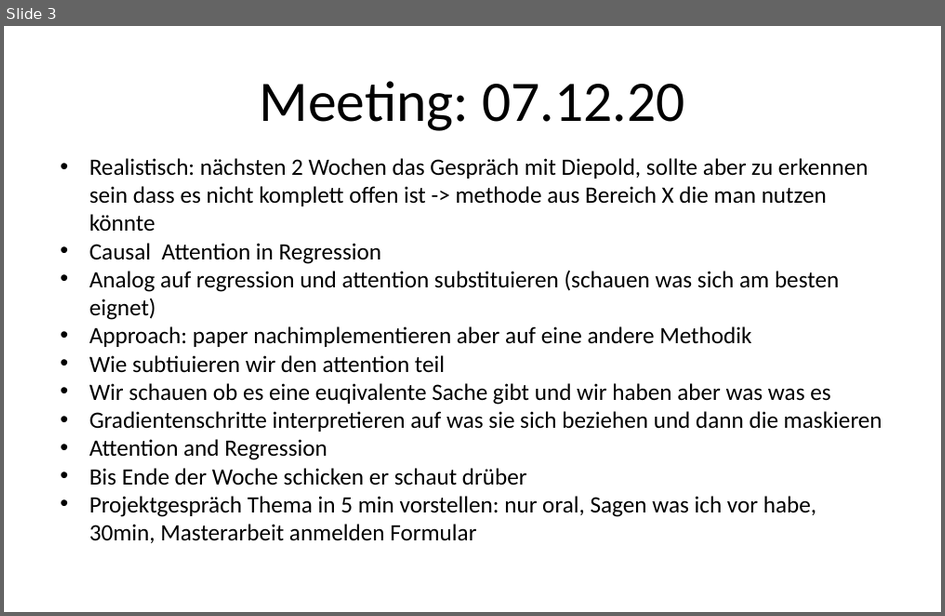
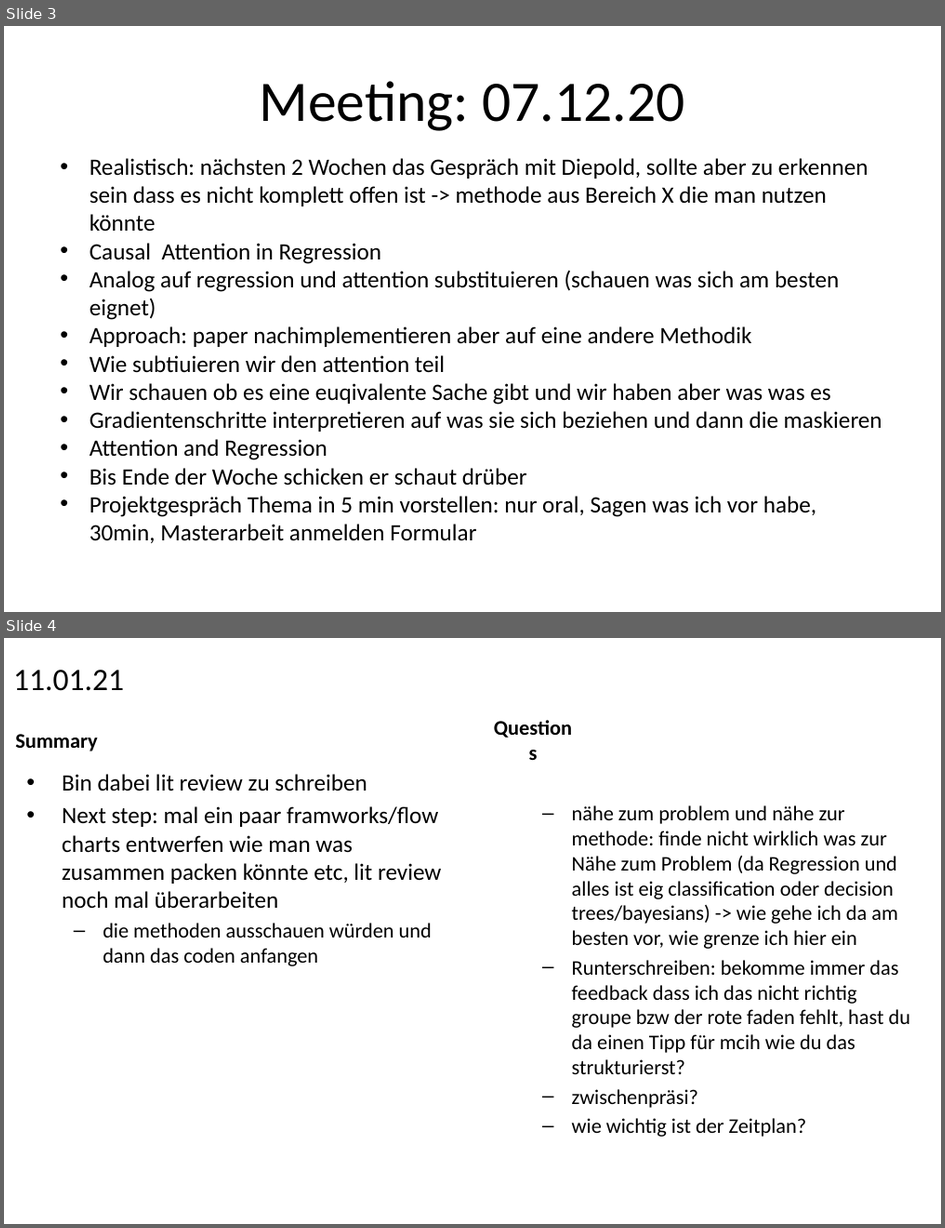
Before and after one commit to kathrinkhadra/Causal-Regularization-Master-Thesis, a slide deck: MeetingNotes.pptx. Shown one above the other, each under a label of ours: slide 3 before the commit, slides 3 and 4 after it. The pictures are 945x616 and 945x1228 pixels, drawn with LibreOffice and Linux fonts; fonts in the diff are those of the drawing. Boxes give left, top, right and bottom in pixels: in the first picture for what was removed or moved away, otherwise in the second. Text is boxed around its words. In the diff, an @@ line names an element or a change of style, - is before the commit and + after.

```diff
--- a/MeetingNotes.pptx
+++ b/MeetingNotes.pptx
@@ slide 4 added at (4, 638, 941, 1224), background #FFFFFF @@
@@ title added at (13, 670, 124, 691), 24 pt, text #000000 @@
+11.01.21
@@ text added at (15, 734, 97, 751), 16 pt, text #000000, bold @@
+Summary
@@ text added at (480, 729, 585, 751), 16 pt, text #000000, bold @@
+Questions
@@ text added at (62, 774, 441, 966), 18 pt, text #000000 @@
+• Bin dabei lit review zu schreiben
+• Next step: mal ein paar framworks/flow charts entwerfen wie man was zusammen packen könnte etc, lit review noch mal überarbeiten
+  – die methoden ausschauen würden und dann das coden anfangen
@@ text added at (572, 805, 911, 1136), 16 pt, text #000000 @@
+  – nähe zum problem und nähe zur methode: finde nicht wirklich was zur Nähe zum Problem (da Regression und alles ist eig classification oder decision trees/bayesians) -> wie gehe ich da am besten vor, wie grenze ich hier ein
+  – Runterschreiben: bekomme immer das feedback dass ich das nicht richtig groupe bzw der rote faden fehlt, hast du da einen Tipp für mcih wie du das strukturierst?
+  – zwischenpräsi?
+  – wie wichtig ist der Zeitplan?
```
Also in this commit, not shown: 1 other slide added, 1 other file.
